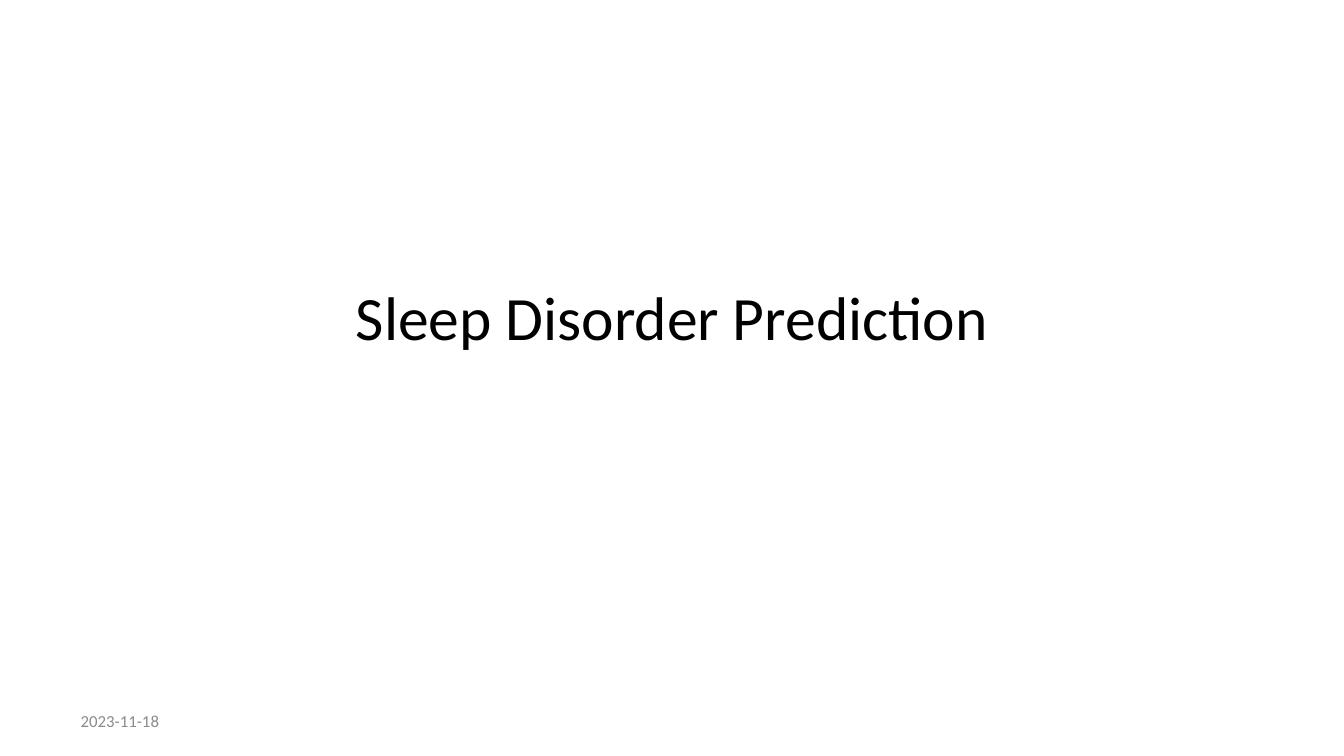
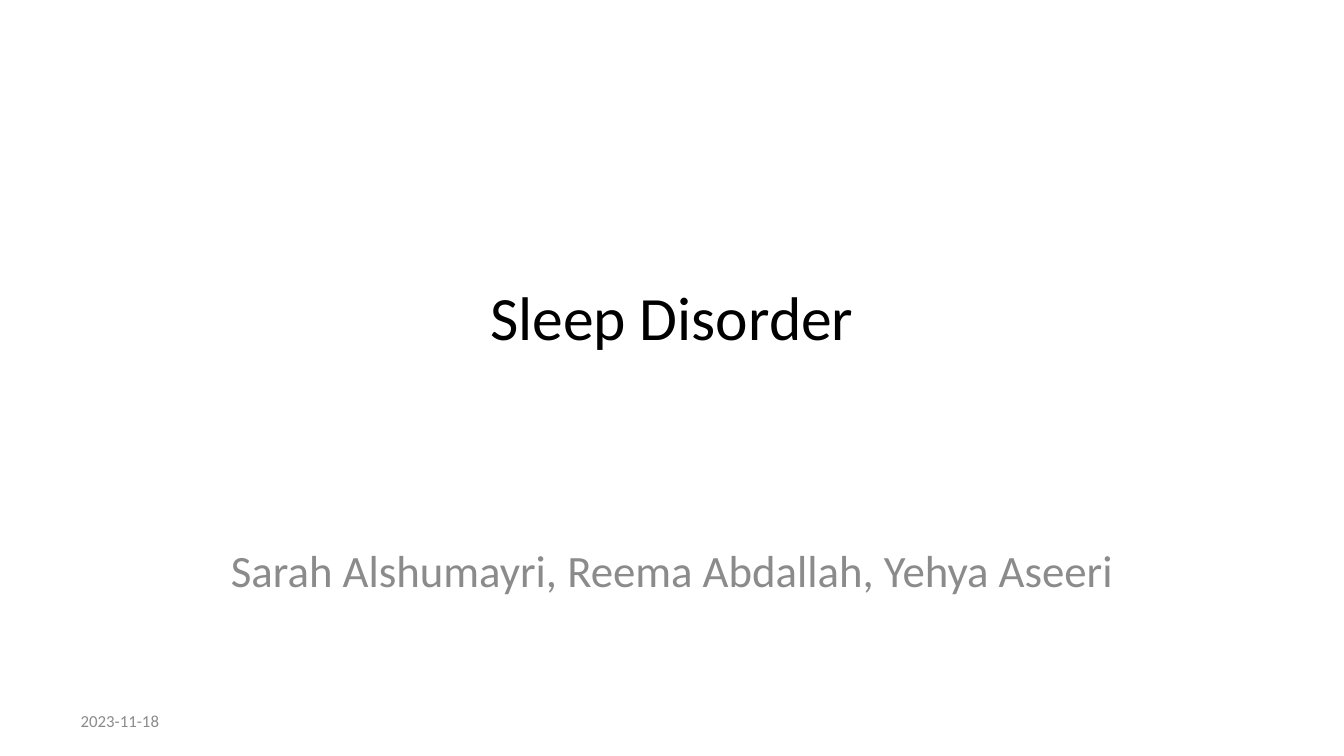
Before and after one commit to Sarah-Alshumayri/Data_Sciences_PPT, a slide deck: slide 1 of Progress_Presentation.pptx. Drawn at 1344x756 pixels with LibreOffice and Linux fonts; fonts in the diff are those of the drawing. Boxes give left, top, right and bottom in pixels: in the first picture for what was removed or moved away, otherwise in the second. Text is boxed around its words. In the diff, an @@ line names an element or a change of style, - is before the commit and + after.

Commit message:
This is Sarah, I finished point 1 in my part

```diff
--- a/Progress_Presentation.pptx
+++ b/Progress_Presentation.pptx
@@ title at [490, 297, 853, 350]: text changed @@
-Sleep Disorder Prediction
+Sleep Disorder
@@ subtitle added at [231, 556, 1113, 594], 24 pt, text #8C8C8C @@
+Sarah Alshumayri, Reema Abdallah, Yehya Aseeri
```
Also in this commit, not shown: 7 slides added, 4 slides removed, 2 other files.
